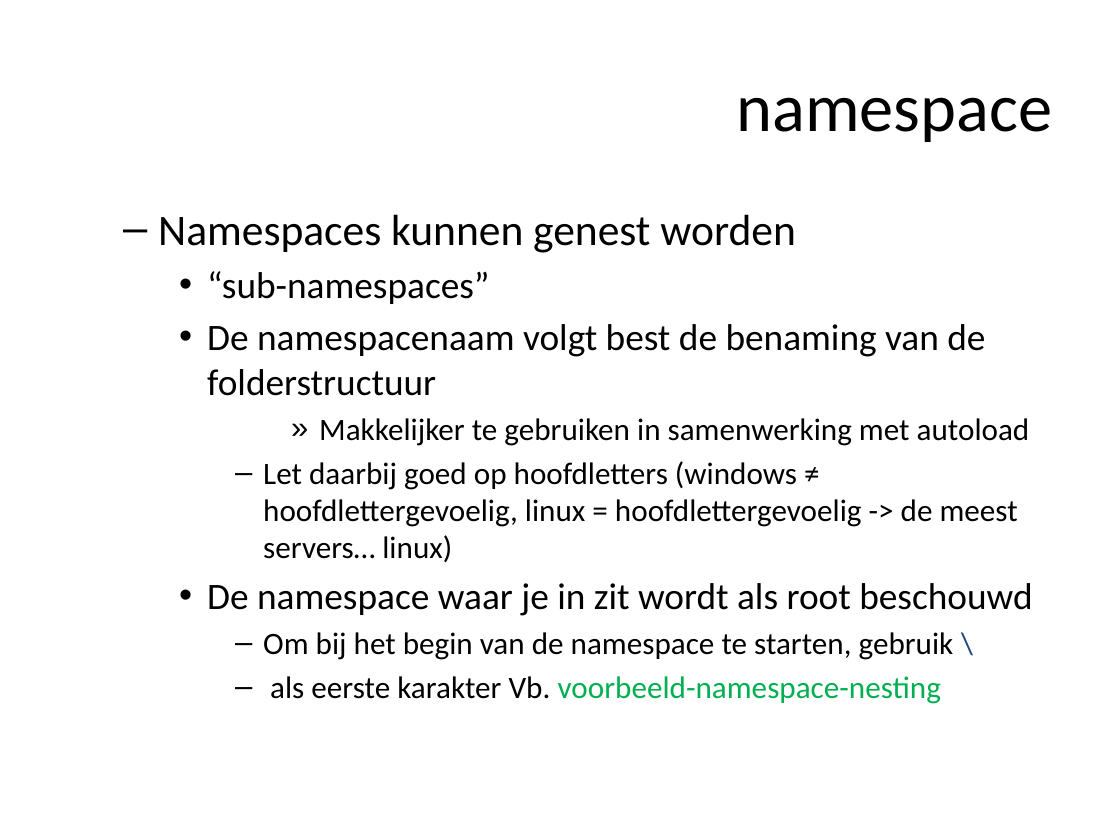
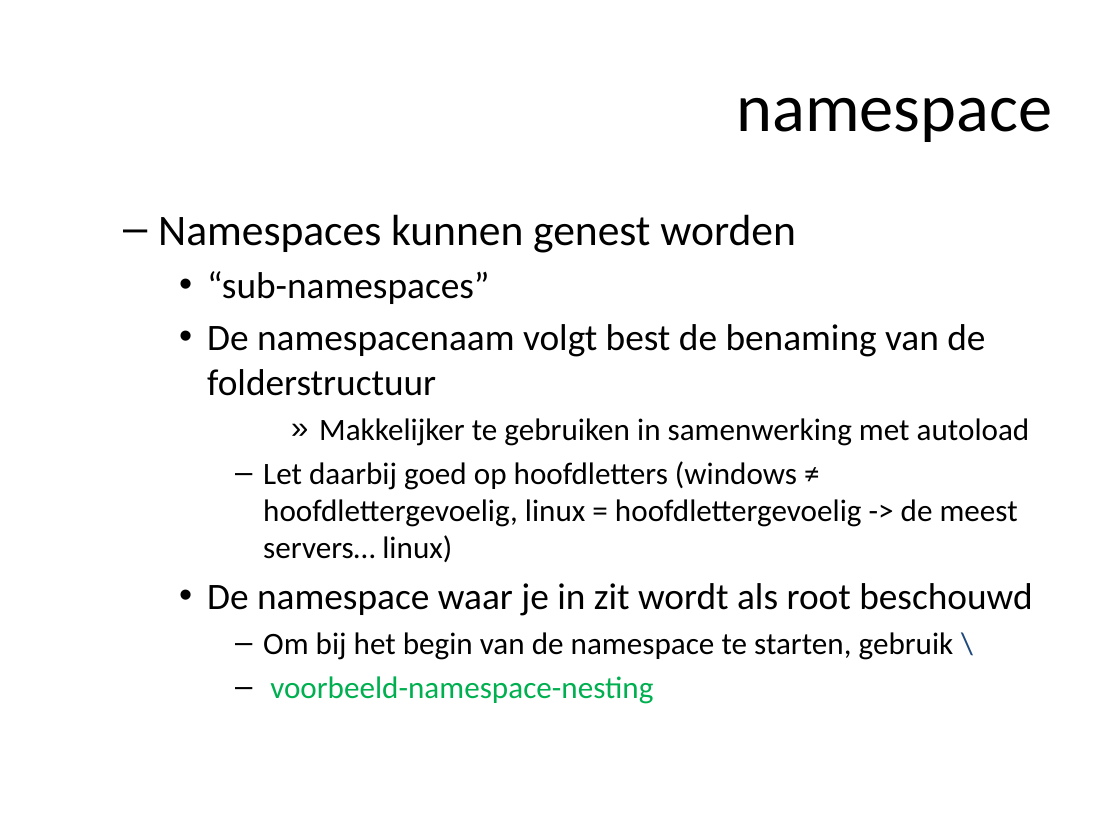
Before and after one commit to ajkea/web-backend-1, a slide deck: slide 145 of public/cursus/web-backend-cursus.pptx. Drawn at 1120x840 pixels with LibreOffice and Linux fonts; fonts in the diff are those of the drawing. Boxes give left, top, right and bottom in pixels: in the first picture for what was removed or moved away, otherwise in the second. Text is boxed around its words. In the diff, an @@ line names an element or a change of style, - is before the commit and + after.

Commit message:
correct namespace slides

```diff
--- a/public/cursus/web-backend-cursus.pptx
+++ b/public/cursus/web-backend-cursus.pptx
@@ text at [270, 676, 653, 704]: text changed @@
-      – als eerste karakter Vb. voorbeeld-namespace-nesting
+      – voorbeeld-namespace-nesting
```
Also in this commit, not shown: 3 other slides changed, 1 other file.
